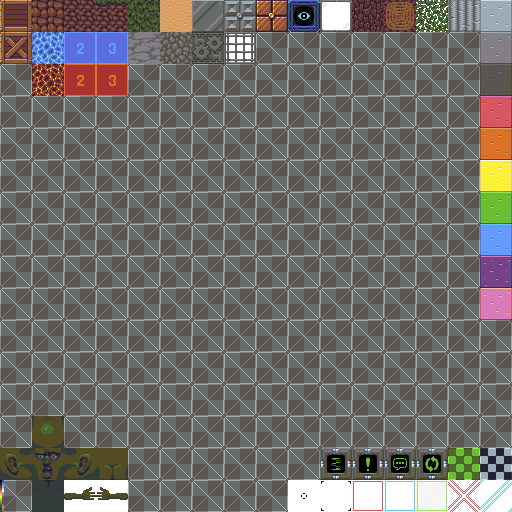
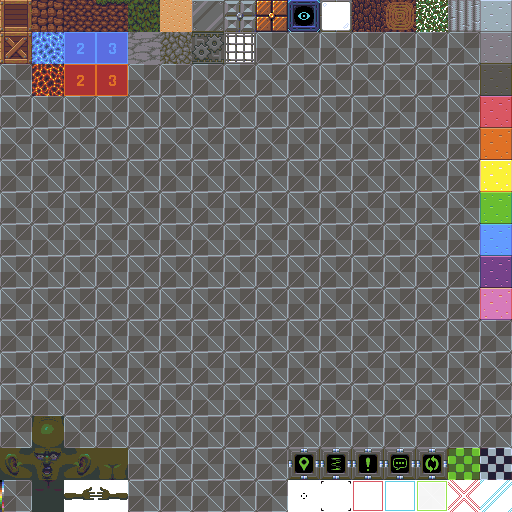
Two versions of the same layered image (512×512). Layer-by-layer changes:
added layer "TP_Block" in group "Zones" over [288, 448, 320, 480]
